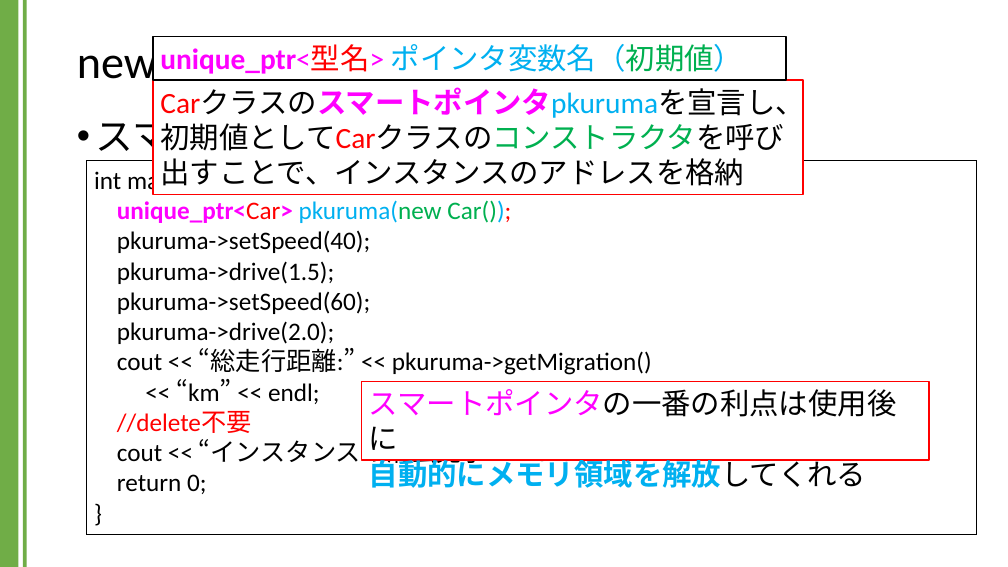
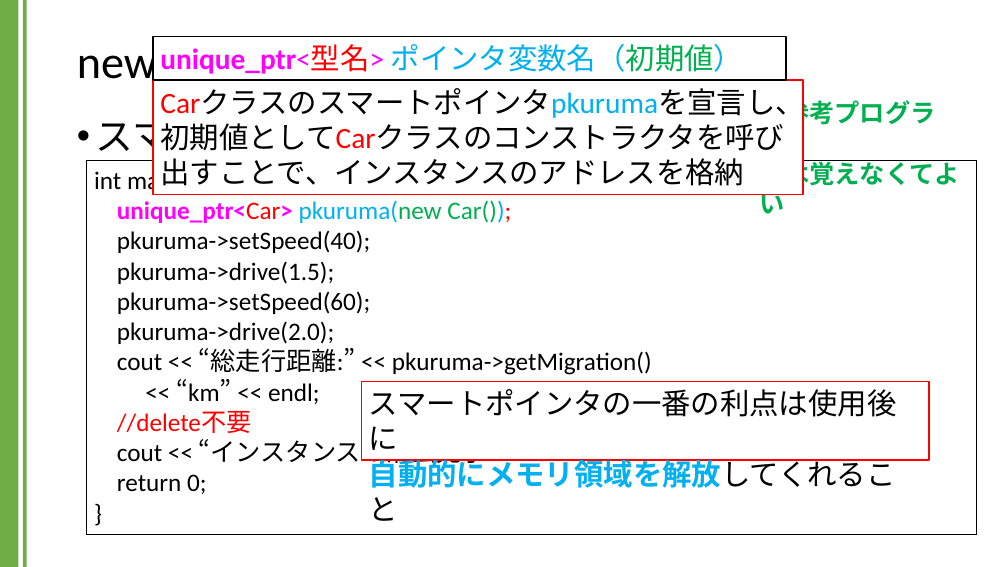
Before and after one commit to kic-murata/cpp2024, a slide deck: slide 14 of 授業資料/講義資料：new演算子とdelete演算子.pptx. Drawn at 1008x567 pixels with LibreOffice and Linux fonts; fonts in the diff are those of the drawing. Boxes give left, top, right and bottom in pixels: in the first picture for what was removed or moved away, otherwise in the second. Text is boxed around its words. In the diff, an @@ line names an element or a change of style, - is before the commit and + after.

```diff
--- a/授業資料/講義資料：new演算子とdelete演算子.pptx
+++ b/授業資料/講義資料：new演算子とdelete演算子.pptx
@@ rectangle "Carクラスのスマートポインタpkurumaを宣言し、初期値としてCarクラスのコンストラクタを呼び 出すことで、インス ..." at (153, 80, 803, 194): text colour #FF00FF to #000000, text colour #00B050 to #000000, bold off in "Carクラスのスマートポインタpkurumaを宣言し、初期値としてCarクラスのコンストラクタを呼び" @@
@@ text added at (759, 97, 960, 214), 24 pt, text #00B050, bold @@
+【参考プログラム】
+今は覚えなくてよい
@@ text in rectangle at (369, 389, 897, 521): text changed @@
-スマートポインタの一番の利点は使用後に
-自動的にメモリ領域を解放してくれる
+スマートポインタの一番の利点は使用後に
+自動的にメモリ領域を解放してくれること
```
Also in this commit, not shown: 6 other slides changed, 4 other files.
